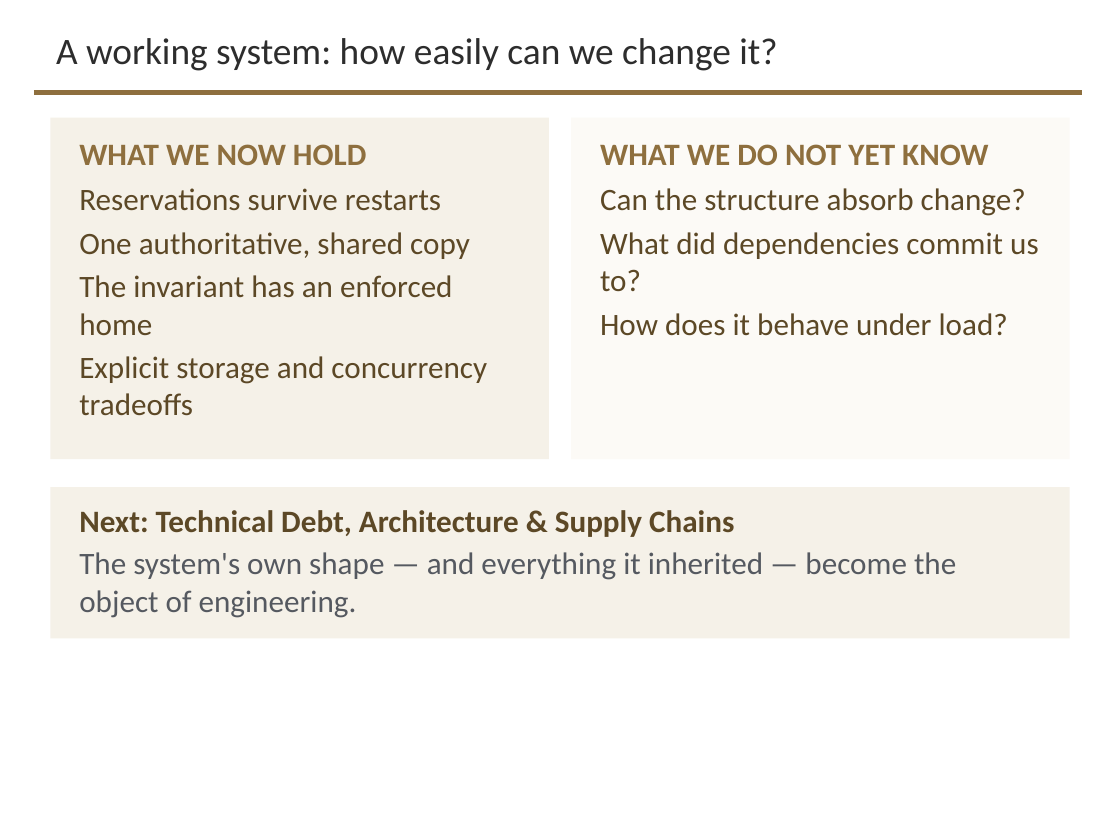
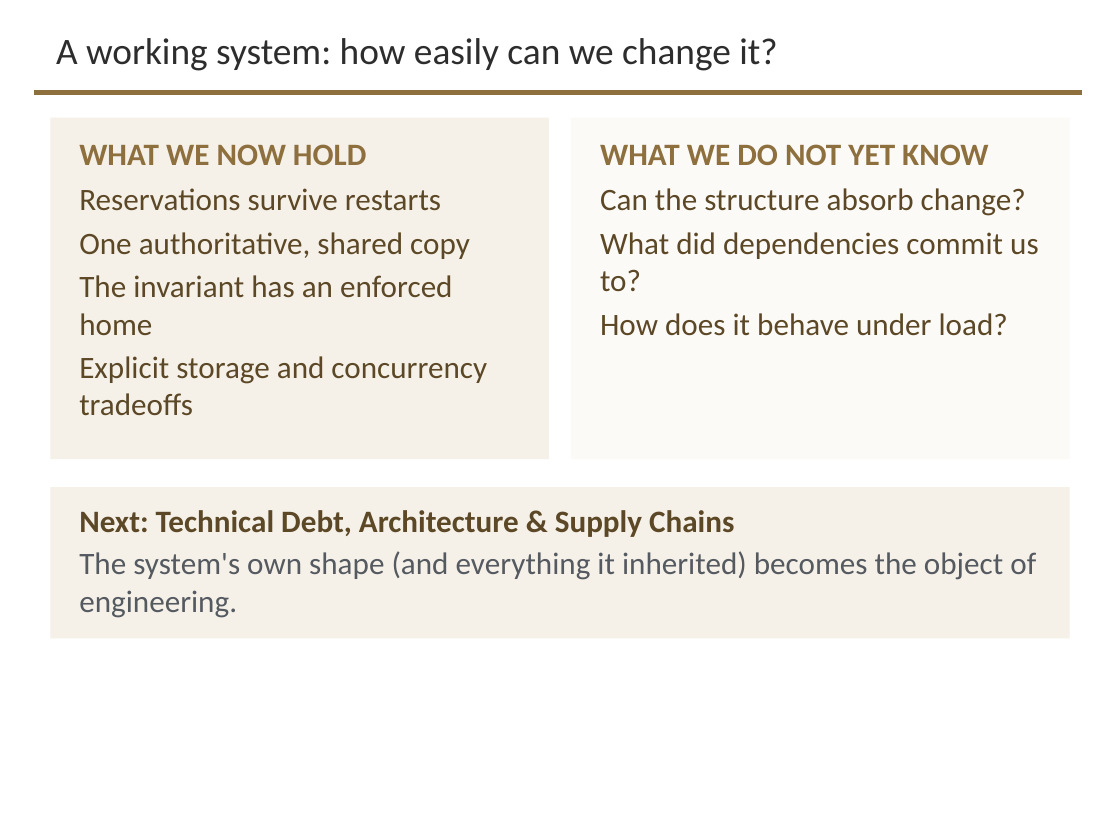
Before and after one commit to davisjam/model-based-agentic-software-engineering, a slide deck: slide 28 of course/lectures/act-3-software-in-the-world/02-compute-environments-and-data-management/3-2-Data-Management.pptx. Drawn at 1120x840 pixels with LibreOffice and Linux fonts; fonts in the diff are those of the drawing; background and template pictures are left out. Boxes give left, top, right and bottom in pixels: in the first picture for what was removed or moved away, otherwise in the second. Text is boxed around its words. In the diff, an @@ line names an element or a change of style, - is before the commit and + after.

```diff
--- a/course/lectures/act-3-software-in-the-world/02-compute-environments-and-data-management/3-2-Data-Management.pptx
+++ b/course/lectures/act-3-software-in-the-world/02-compute-environments-and-data-management/3-2-Data-Management.pptx
@@ text at box(79, 551, 1036, 618): text changed @@
-The system's own shape — and everything it inherited — become the object of engineering.
+The system's own shape (and everything it inherited) becomes the object of engineering.
```
Also in this commit, not shown: 13 other slides changed.
